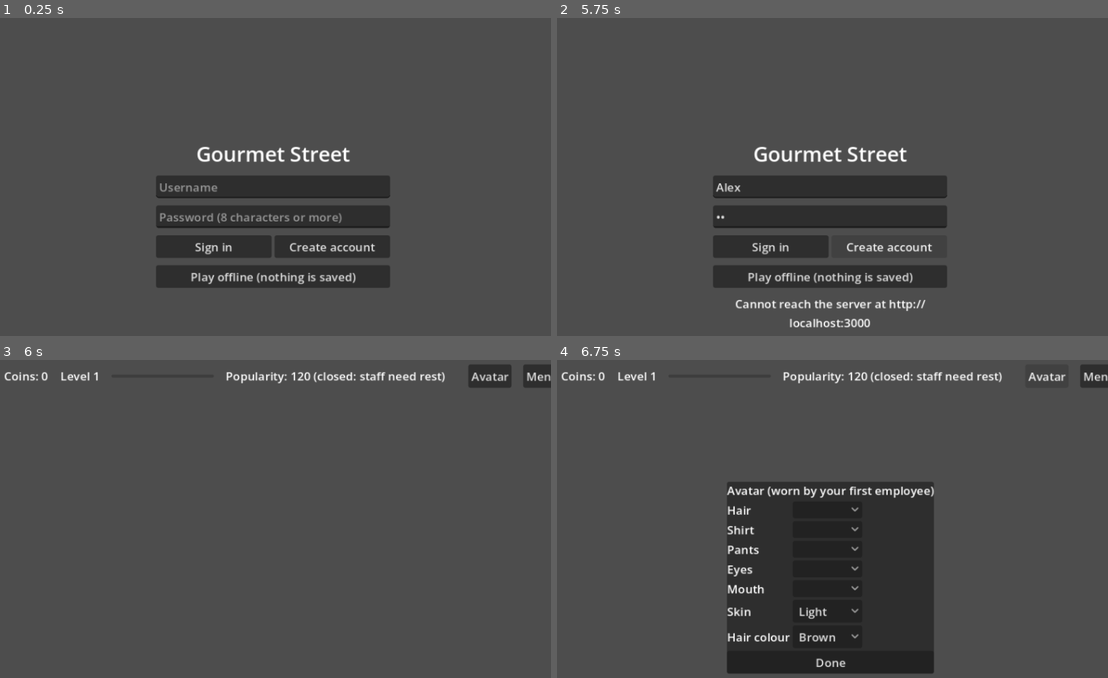
Above: before the commit, frames 1-4 (two rows, left to right).
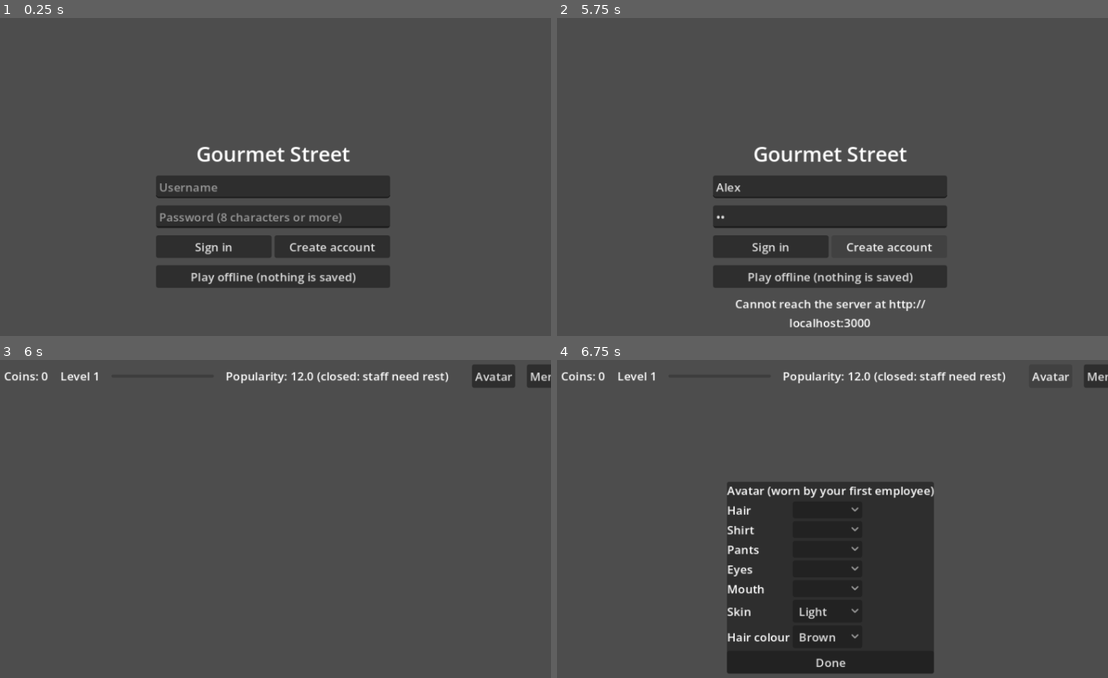
Above: after the commit, the same moments.

Repository: alfredoptarigan/gourmet-restaurant
Game: Godot game, scene res://login.tscn
Same seed, same stepped clock (60 frames per second), same inputs: the game is played once before the commit and once after it.
Inputs (mouse positions are in pixels of both pictures, inside the frame that each line leads up to):
- Up to frame 1 (0.25 s): no input
- Up to frame 2 (5.75 s): click (832, 186) at 0.52 s; type "Alex" at 0.6 s; click (832, 215) at 0.75 s; type "12" at 0.83 s; click "Sign in" at 1.25 s; click "Create account" at 2 s; click "Sign in" at 2.75 s; click "Create account" at 3.5 s; click "Sign in" at 4.25 s; click "Create account" at 5 s
- Up to frame 3 (6 s): click "Play offline (nothing is save…" at 5.75 s
- Up to frame 4 (6.75 s): click "Avatar" at 6.5 s

Frames 1-2 are identical in both runs. In frame 3, 0.8% of the frame differs, in the area x 55-100%, y 1-9%; in frame 4, 0.7%.
Error before the commit: Out of bounds get index '1' (on base: 'Array') (res://restaurant_room.gd:384)
Error after the commit: Out of bounds get index '1' (on base: 'Array') (res://restaurant_room.gd:391)

Commit message:
feat: restaurant perks
The Restaurant perks of perk.json are sold next to staff food. A cleaning
keeps trash from appearing, an advert holds the popularity at a floor, and
a consultant doubles the gourmet points the server pays. The server keeps
which perks are in effect and until when; buying one again adds its hours.
Popularity is now shown as a tenth of the demand, as in the original.

Co-Authored-By: Claude Opus 5.5 <noreply@anthropic.com>

Diff:
--- a/api.gd
+++ b/api.gd
@@ -140,6 +140,11 @@
 
 func claim_food_king(choice: int) -> Dictionary:
 	return await _request(HTTPClient.METHOD_POST, "/foodking/claim", {"choice": choice})
+
+
+## The restaurant perks in effect: kind -> {"value", "secondsLeft"}.
+func fetch_perks() -> Dictionary:
+	return await _request(HTTPClient.METHOD_GET, "/shop/perks")
 
 
 ## Pays for something that is used up at once, like food for the staff.
--- a/hud.gd
+++ b/hud.gd
@@ -67,7 +67,8 @@
 
 ## A closed restaurant lets no customers in: it needs a chef and a waiter with energy left.
 func set_demand(demand: float, closed: bool = false) -> void:
-	demand_label.text = "Popularity: %d%s" % [roundi(demand), " (closed: staff need rest)" if closed else ""]
+	# A tenth of the demand is the popularity shown (DemandReward: a value of 1 is 0.1 popularity).
+	demand_label.text = "Popularity: %.1f%s" % [demand / 10.0, " (closed: staff need rest)" if closed else ""]
 
 
 func set_signed_in(signed_in: bool) -> void:
--- a/restaurant_play.gd
+++ b/restaurant_play.gd
@@ -23,6 +23,8 @@
 const DEFAULT_DEMAND := 120.0
 const MIN_DEMAND := 40.0
 const MAX_DEMAND := 550.0
+## A perk's popularity floor is in tenths of demand.
+const DEMAND_PER_POPULARITY := 10.0
 const DEMAND_BONUS_HAPPY_CUSTOMER := 1.0
 const DEMAND_BONUS_UNHAPPY_CUSTOMER := -1.0
 ## Customers arrive this many seconds early or late, at random.
@@ -203,6 +205,8 @@
 
 func tick(delta: float) -> void:
 	spend_energy(room.energy, jobs, delta)
+	# An advert perk holds the popularity up.
+	demand = maxf(demand, room.perk_value("demand") * DEMAND_PER_POPULARITY)
 	for chef in chefs:
 		chef.tick(delta)
 	for waiter in waiters:
@@ -304,7 +308,9 @@
 	room.trash_timer -= delta
 	if room.trash_timer <= 0.0:
 		room.trash_timer = TRASH_APPEAR_RATE + rng.randf_range(-TRASH_APPEAR_JITTER, TRASH_APPEAR_JITTER)
-		add_random_trash()
+		# A cleaning perk keeps the restaurant clean while it lasts.
+		if room.perk_value("clean") == 0:
+			add_random_trash()
 
 
 ## WorldRestaurant.isTableFree.
--- a/restaurant_room.gd
+++ b/restaurant_room.gd
@@ -41,6 +41,9 @@
 const FOOD_KING_SPRITE := "GregPicnic"
 ## The perk group of the food that restores staff energy.
 const STAFF_FOOD_GROUP := "Employee"
+## The perk group of the things that help the whole restaurant for some hours.
+const RESTAURANT_PERK_GROUP := "Restaurant"
+const NOTHING := "(nothing)"
 ## WorldRecipeMenu.RECIPE_LEVEL_NAMES, from level 1.
 const RECIPE_LEVEL_NAMES: Array[String] = ["Simple", "Standard", "Classic", "Tasty", "Delicious", "Luxurious", "Gourmet", "Sensational", "Ultimate", "Royal"]
 const INGREDIENT_GROUP := "Ingredient"
@@ -112,6 +115,9 @@
 var food_king_tile := Vector2i(-1, -1)
 var food_king_rewards: Array = []
 var _food_king_sprite: Sprite2D
+## Restaurant perks in effect: kind ("clean", "demand", "gourmet") -> {"value", "until"},
+## with `until` in unix seconds.
+var perks: Dictionary = {}
 ## Floor tiles painted over the base floor: tile -> floor item id.
 var floor_tiles: Dictionary = {}
 ## The job the player gave each employee (RestaurantPlay.Job); see staff_jobs().
@@ -177,6 +183,7 @@
 	start_play()
 	if Api.is_signed_in():
 		_look_for_food_king()
+		_take_perks(await Api.fetch_perks())
 
 
 ## The layout the server holds for this player, or the starting one when playing offline.
@@ -1028,33 +1035,68 @@
 
 
 ## The food that restores staff energy, as the Employee perks describe it.
+## How strong a restaurant perk is right now, or 0 when it is not in effect.
+func perk_value(kind: String) -> int:
+	var perk: Dictionary = perks.get(kind, {})
+	return int(perk.get("value", 0)) if float(perk.get("until", 0.0)) > Time.get_unix_time_from_system() else 0
+
+
+func _take_perks(result: Dictionary) -> void:
+	if not result.get("ok", false) or not result["data"].get("perks") is Dictionary:
+		return
+	var now := Time.get_unix_time_from_system()
+	perks = {}
+	for kind: String in result["data"]["perks"]:
+		var perk: Dictionary = result["data"]["perks"][kind]
+		perks[kind] = {"value": int(perk.get("value", 0)), "until": now + float(perk.get("secondsLeft", 0))}
+
+
+static func describe_perk(perk: Dictionary) -> String:
+	return "%s, %s coins: %s" % [perk.get("name", ""), perk.get("cost", "?"), perk.get("text", "")]
+
+
+## The perk shop: food for one employee, and help for the whole restaurant.
 func choose_food() -> ChoicePanel:
 	var staff: Array = []
 	for index in energy.size():
 		staff.append("Employee %d (%d%% energy)" % [index + 1, roundi(energy[index] / RestaurantPlay.MAX_WORK_TIME * 100.0)])
-	var foods: Array = GameData.perk_items.get_items(STAFF_FOOD_GROUP).map(
-		func(food: Dictionary) -> String: return "%s, %s coins: %s" % [food.get("name", ""), food.get("cost", "?"), food.get("text", "")])
-	var panel: ChoicePanel = hud.open_choices("Feed your staff", [
-		{"label": "Who", "options": staff, "selected": 0}, {"label": "Food", "options": foods, "selected": 0}])
+	var foods: Array = [NOTHING] + GameData.perk_items.get_items(STAFF_FOOD_GROUP).map(describe_perk)
+	var helps: Array = [NOTHING] + GameData.perk_items.get_items(RESTAURANT_PERK_GROUP).map(describe_perk)
+	var panel: ChoicePanel = hud.open_choices("Perks", [
+		{"label": "Feed", "options": staff, "selected": 0},
+		{"label": "Food", "options": foods, "selected": 0},
+		{"label": "For the restaurant", "options": helps, "selected": 0},
+	])
 	panel.chosen.connect(_on_food_chosen)
 	return panel
 
 
 func _on_food_chosen(selections: Array[int]) -> void:
 	var foods := GameData.perk_items.get_items(STAFF_FOOD_GROUP)
-	if selections[0] < 0 or selections[0] >= energy.size() or selections[1] < 0 or selections[1] >= foods.size():
+	var helps := GameData.perk_items.get_items(RESTAURANT_PERK_GROUP)
+	var food: Dictionary = foods[selections[1] - 1] if selections[1] > 0 and selections[1] <= foods.size() else {}
+	var help: Dictionary = helps[selections[2] - 1] if selections[2] > 0 and selections[2] <= helps.size() else {}
+	if food.is_empty() and help.is_empty():
 		return
 	if not Api.is_signed_in():
-		hud.show_message("Sign in to buy food.")
-		return
-	var food: Dictionary = foods[selections[1]]
-	var result := await Api.use_item(int(food["id"]))
-	if not result["ok"]:
-		hud.show_message(result["error"])
-		return
-	set_confirmed_coins(int(result["data"].get("coins", 0)))
-	give_energy(selections[0], float(food.get("workTime", 0)))
-	_save_energy()
+		hud.show_message("Sign in to buy perks.")
+		return
+	if not food.is_empty() and selections[0] >= 0 and selections[0] < energy.size():
+		var fed := await Api.use_item(int(food["id"]))
+		if not fed["ok"]:
+			hud.show_message(fed["error"])
+			return
+		set_confirmed_coins(int(fed["data"].get("coins", 0)))
+		give_energy(selections[0], float(food.get("workTime", 0)))
+		_save_energy()
+	if not help.is_empty():
+		var helped := await Api.use_item(int(help["id"]))
+		if not helped["ok"]:
+			hud.show_message(helped["error"])
+			return
+		set_confirmed_coins(int(helped["data"].get("coins", 0)))
+		_take_perks({"ok": true, "data": {"perks": helped["data"].get("perks", {})}})
+		hud.show_message("%s is working for your restaurant." % help.get("name", ""))
 
 
 ## GameUserEmployee.addPerk: food tops an employee's energy up, to no more than full.
--- a/restaurant_room.tscn
+++ b/restaurant_room.tscn
@@ -79,7 +79,7 @@
 [node name="Feed" type="Button" parent="Hud/Bar"]
 unique_name_in_owner = true
 layout_mode = 2
-text = "Feed"
+text = "Perks"
 
 [node name="Decorate" type="Button" parent="Hud/Bar"]
 unique_name_in_owner = true
--- a/tests/check_game.gd
+++ b/tests/check_game.gd
@@ -126,6 +126,7 @@
 	_check_awards(room)
 	_check_quiz_form(room)
 	_check_food_king(room)
+	_check_perks(room)
 	await _check_editor(room)
 	room.queue_free()
 
@@ -569,8 +570,9 @@
 	room.give_energy(0, FULL * 2.0)
 	_expect(room.energy[1] == 3600.0 and room.energy[0] == FULL, "food restores energy, up to full")
 	var food_panel := room.choose_food()
+	food_panel.select(1, 1)
 	food_panel.finish()
-	_expect(room.hud.message_label.text == "Sign in to buy food." and room.energy[1] == 3600.0, "offline there are no coins to buy food with")
+	_expect(room.hud.message_label.text == "Sign in to buy perks." and room.energy[1] == 3600.0, "offline there are no coins to buy food with")
 
 	room.stop_play()
 	room.jobs = []
@@ -689,6 +691,22 @@
 	panel.queue_free()
 	room._food_king_sprite.free()
 	room.food_king_tile = Vector2i(-1, -1)
+
+
+func _check_perks(room: RestaurantRoom) -> void:
+	var play := room.play
+	play.set_process(false)
+	room._take_perks({"ok": true, "data": {"perks": {"clean": {"value": 1.0, "secondsLeft": 3600.0}, "demand": {"value": 30.0, "secondsLeft": 3600.0}}}})
+	_expect(room.perk_value("clean") == 1 and room.perk_value("gourmet") == 0, "perks in effect are known, others are not")
+	room.trash.clear()
+	room.trash_timer = 0.05
+	play.demand = RestaurantPlay.MIN_DEMAND
+	play.tick(SIMULATION_STEP)
+	_expect(room.trash.is_empty(), "a cleaning perk keeps trash away")
+	_expect(play.demand == 300.0, "an advert holds the popularity at 30, got %.1f" % (play.demand / 10.0))
+	room.perks = {"clean": {"value": 1, "until": 1.0}}
+	_expect(room.perk_value("clean") == 0, "an expired perk does nothing")
+	room.perks = {}
 
 
 func _new_customer(room: RestaurantRoom) -> Customer:
--- a/tests/check_online.gd
+++ b/tests/check_online.gd
@@ -71,6 +71,9 @@
 	var food_king := await Api.fetch_food_king()
 	_expect(food_king["ok"] and food_king["data"].get("rewards") is Array, "the server says whether the Food King visits, got %s" % food_king)
 
+	var perks := await Api.fetch_perks()
+	_expect(perks["ok"] and perks["data"].get("perks") == {}, "a new player has no perks, got %s" % perks)
+
 	var snack := await Api.use_item(6000000)
 	_expect(snack["status"] == 409 and snack["error"] == "Not enough coins", "80 coin food cannot be bought with 2 coins, got %s" % snack)
 
Not shown, changed: README.md
Not shown, added: server/migrations/010_perks.sql
Not shown, changed: server/src/catalog.ts
Not shown, changed: server/src/profile.ts
Not shown, changed: server/src/shop.ts
Not shown, changed: server/test/api.test.ts
